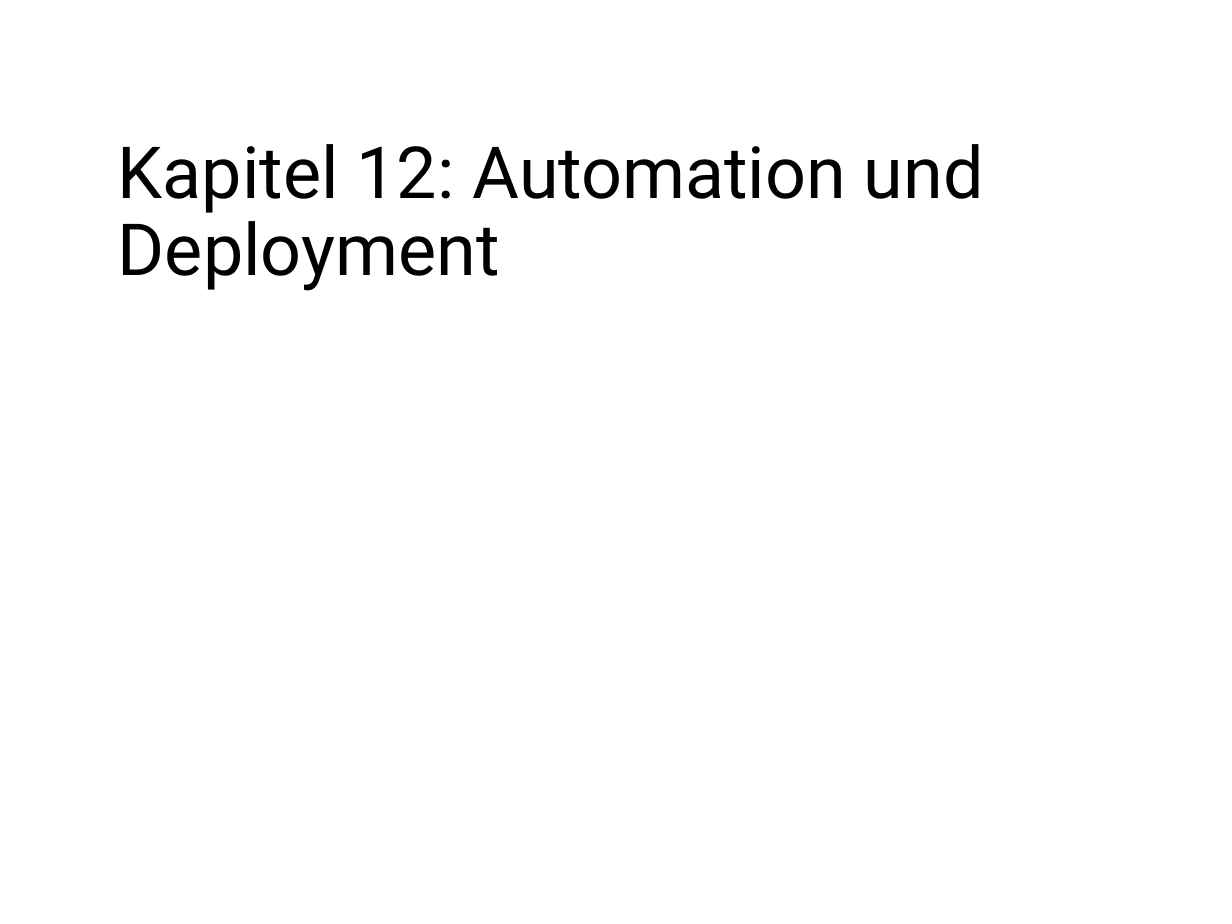
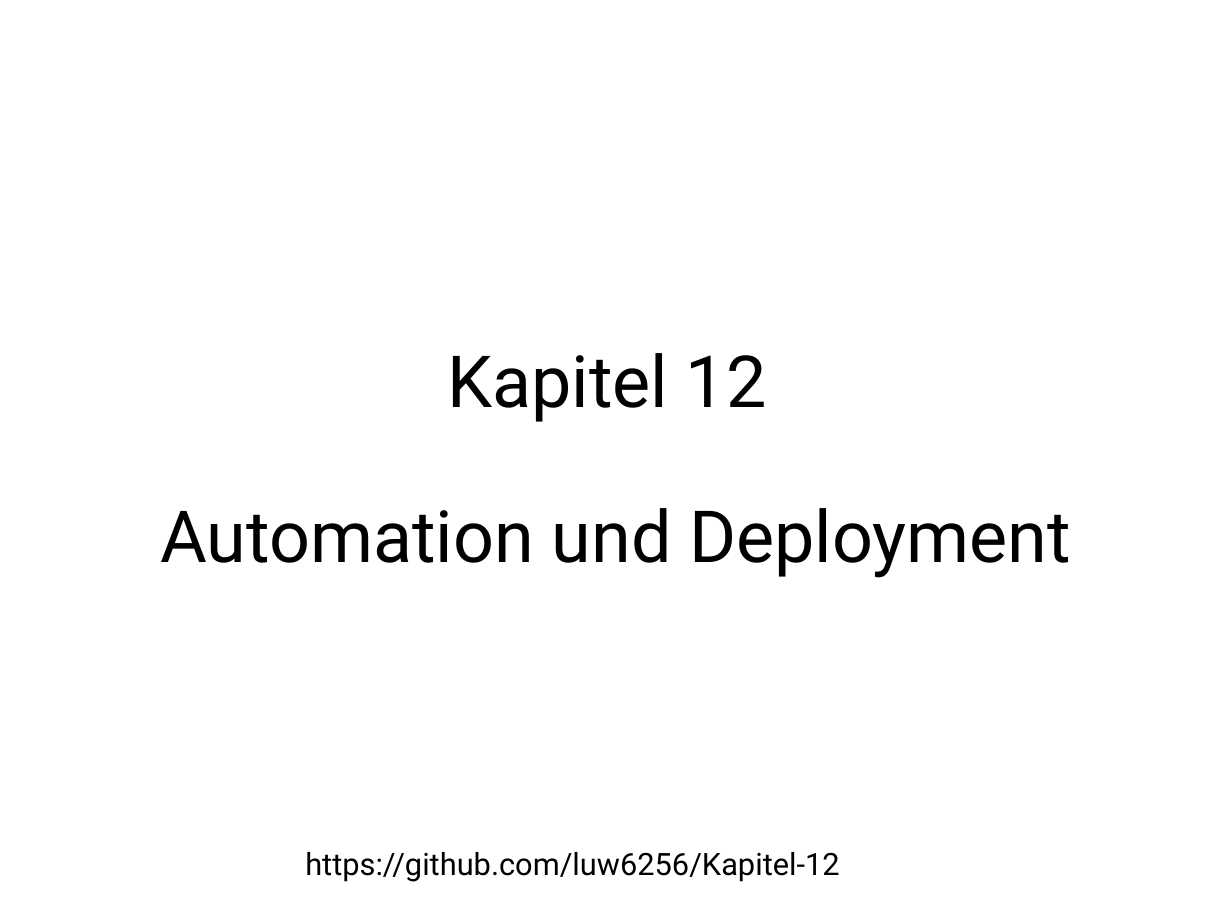
Before and after one commit to luw6256/Kapitel-12, a slide deck: slide 1 of Kapitel12.pptx. Drawn at 1232x924 pixels with LibreOffice and Linux fonts; fonts in the diff are those of the drawing. Boxes give left, top, right and bottom in pixels: in the first picture for what was removed or moved away, otherwise in the second. Text is boxed around its words. In the diff, an @@ line names an element or a change of style, - is before the commit and + after.

```diff
--- a/Kapitel12.pptx
+++ b/Kapitel12.pptx
@@ title at box(160, 353, 1071, 578): text changed @@
-Kapitel 12: Automation und Deployment
+Kapitel 12
+Automation und Deployment
@@ text added at box(305, 852, 839, 882), 18 pt, text #000000 @@
+https://github.com/luw6256/Kapitel-12
```
Also in this commit, not shown: 10 other slides changed, 3 slides added, 1 slide removed, 2 other files.
